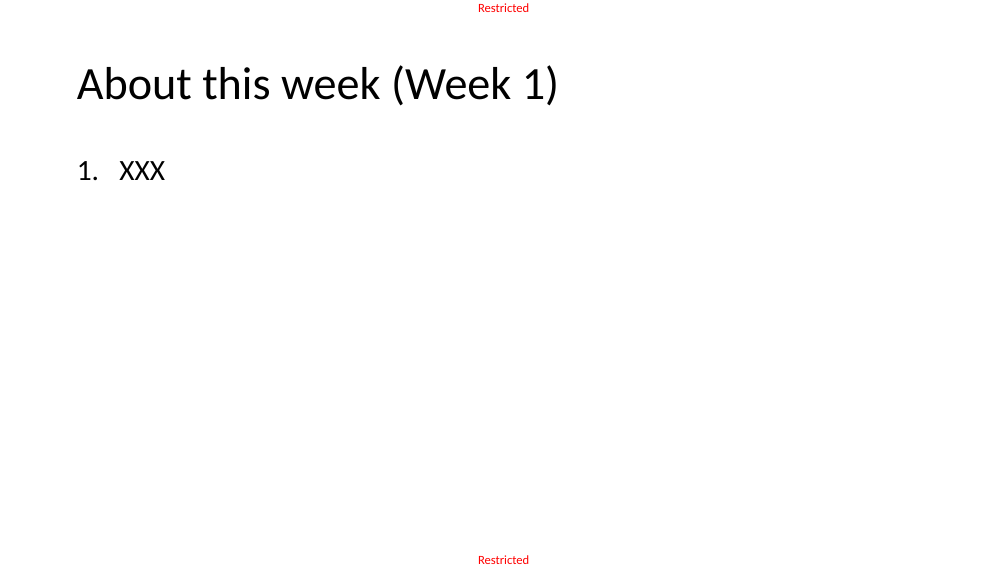
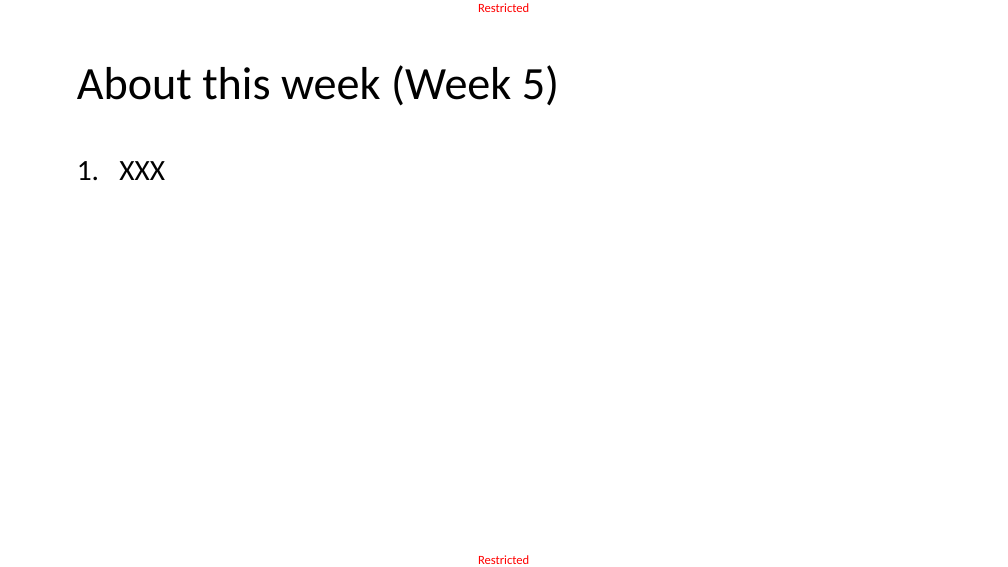
Before and after one commit to matthieudemari/SUTD_DL_50_039, a slide deck: slide 2 of W5/0. All/W5.pptx. Drawn at 1008x567 pixels with LibreOffice and Linux fonts; fonts in the diff are those of the drawing. Boxes give left, top, right and bottom in pixels: in the first picture for what was removed or moved away, otherwise in the second. Text is boxed around its words. In the diff, an @@ line names an element or a change of style, - is before the commit and + after.

```diff
--- a/W5/0. All/W5.pptx
+++ b/W5/0. All/W5.pptx
@@ title at <box>77,65,559,106</box>: text changed @@
-About this week (Week 1)
+About this week (Week 5)
```
Also in this commit, not shown: 2 other slides changed, 33 slides added, 6 other files.
